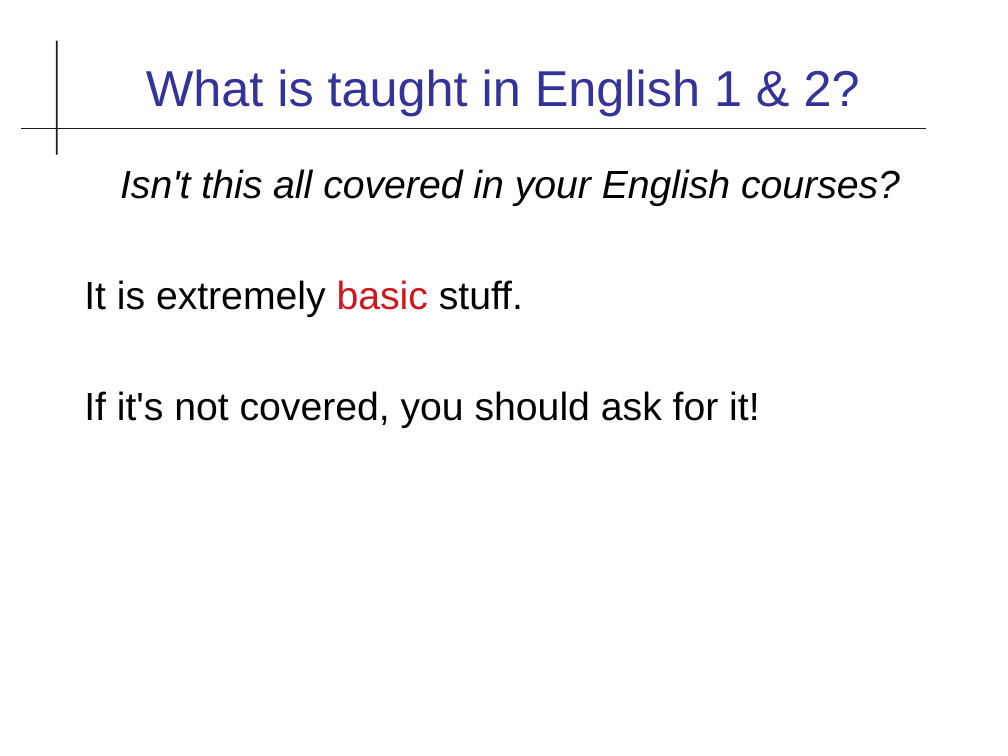
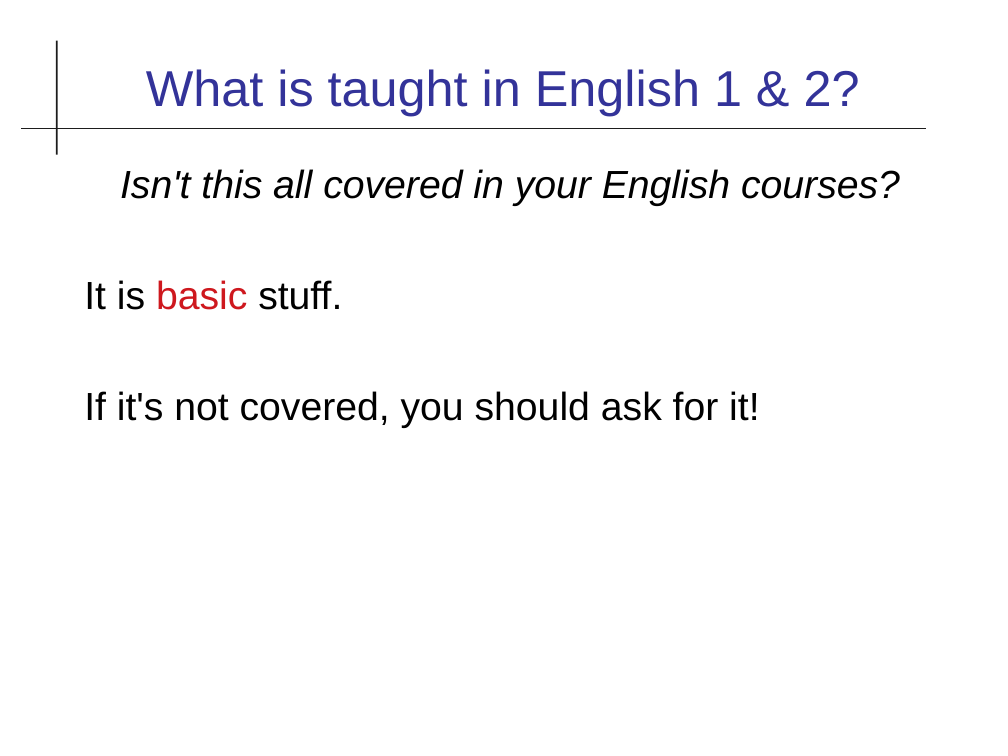
Before and after one commit to cpske/ISP, a slide deck: slide 14 of feedback/Homework-1-Feedback.odp. Drawn at 1008x756 pixels with LibreOffice and Linux fonts; fonts in the diff are those of the drawing. Boxes give left, top, right and bottom in pixels: in the first picture for what was removed or moved away, otherwise in the second. Text is boxed around its words. In the diff, an @@ line names an element or a change of style, - is before the commit and + after.

```diff
--- a/feedback/Homework-1-Feedback.odp
+++ b/feedback/Homework-1-Feedback.odp
@@ text at (x1=84, y1=280, x2=342, y2=310): text changed @@
-It is extremely basic stuff.
+It is basic stuff.
```
Also in this commit, not shown: 7 other files.
